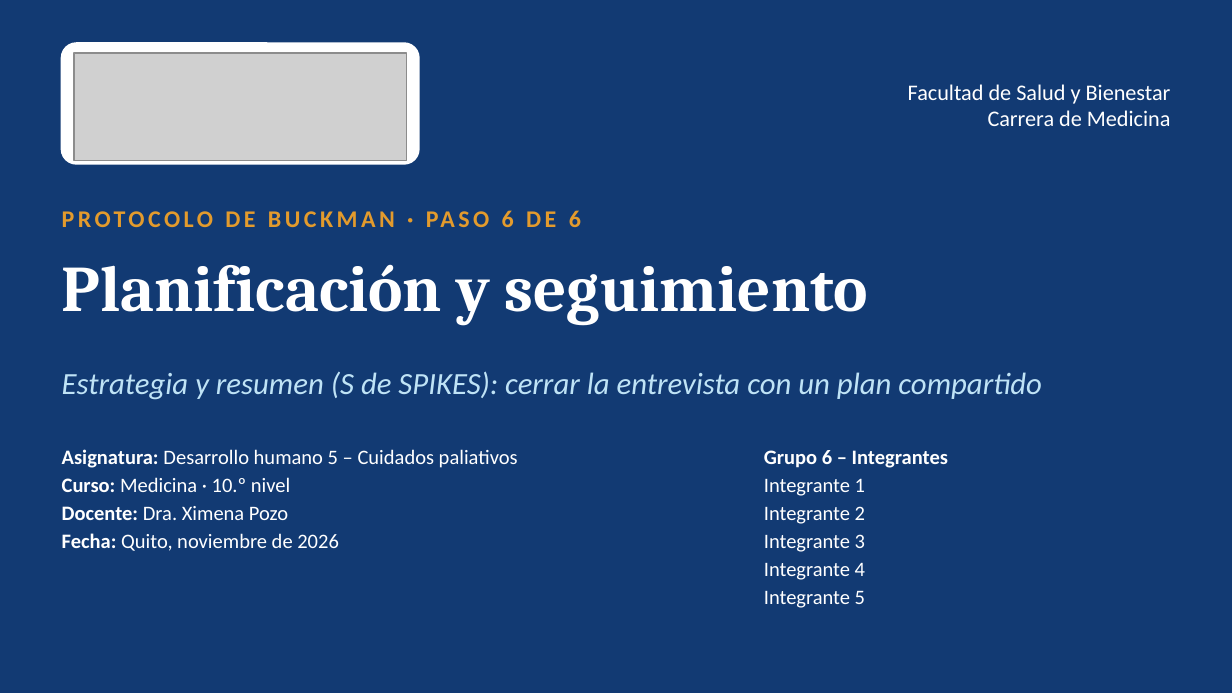
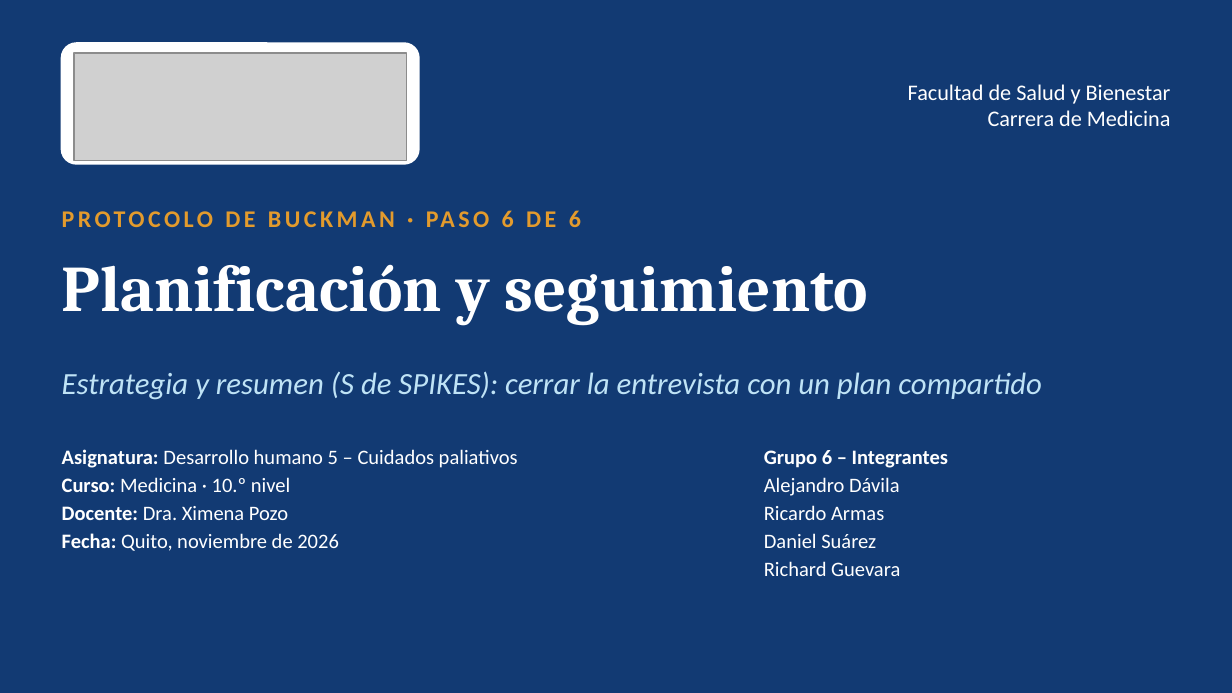
Before and after one commit to rickycrk316-cell/Widgets-Educativos-, a slide deck: slide 1 of entregas/Buckman_Paso6_Grupo6.pptx. Drawn at 1232x693 pixels with LibreOffice and Linux fonts; fonts in the diff are those of the drawing; grey boxes stand for pictures. Boxes give left, top, right and bottom in pixels: in the first picture for what was removed or moved away, otherwise in the second. Text is boxed around its words. In the diff, an @@ line names an element or a change of style, - is before the commit and + after.

```diff
--- a/entregas/Buckman_Paso6_Grupo6.pptx
+++ b/entregas/Buckman_Paso6_Grupo6.pptx
@@ text at box(764, 477, 900, 576): text changed @@
-Integrante 1
-Integrante 2
-Integrante 3
-Integrante 4
-Integrante 5
+Alejandro Dávila
+Ricardo Armas
+Daniel Suárez
+Richard Guevara
```
Also in this commit, not shown: 1 other file.
